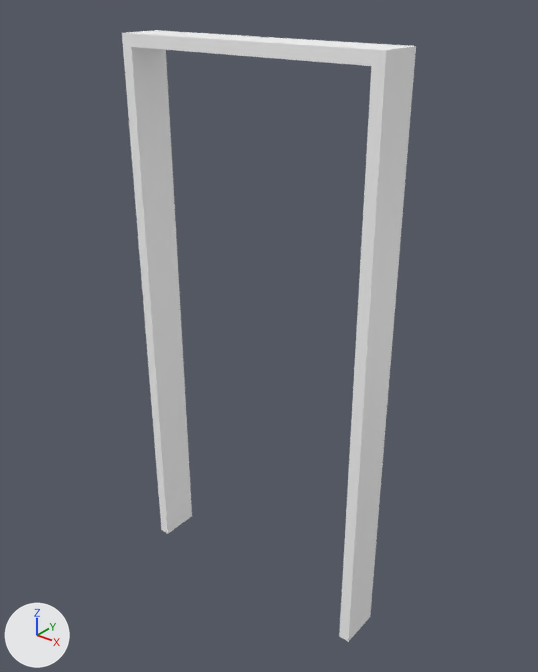
One commit to the glTF model assets/doors/doorway_2.glb: the scene before it, then after it.
One viewpoint serves both versions: a camera (50 mm lens) standing at (1.53, -0.84, 2.25) and looking at (0.02, 1.04, 1.08). The lights are fixed; the arrows at lower left show +X, +Y and +Z. Where no turn or scale is listed for an object, it has been applied to the vertices.

The older version as bpy lines, for what is in view:
```python
me_mesh_003 = bpy.data.meshes.new('Mesh.003')
me_mesh_003.from_pydata(...)  # 16 vertices, 28 faces; spans x -0.5..0.5, y 0.92..1.08, z 0.0..2.07
me_mesh_003.materials.append(mat_frame_material)  # white #ffffff
ob_doorway_2 = bpy.data.objects.new('doorway_2', me_mesh_003)
ob_doorway_2.location = (0.0, 0.0, 0.0)
```
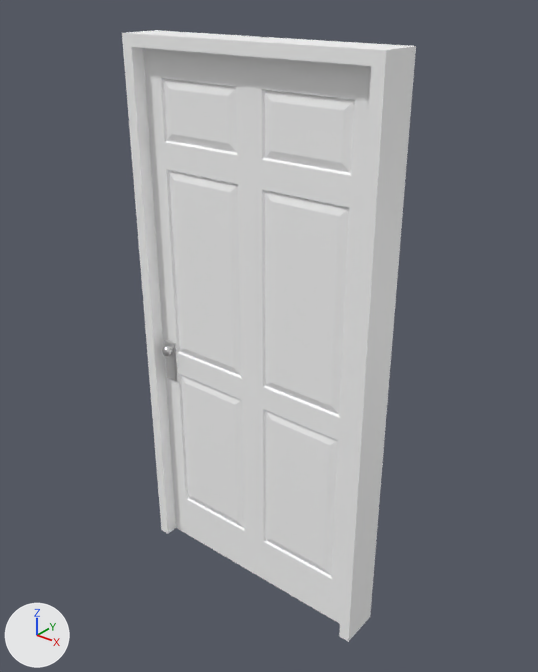
Commit message: update door assets

The change in detail:
Material 'Metal_Material' (mat_metal_material) is new.
Its base color is (0.8, 0.8, 0.8) (white #e7e7e7).
Its metallic is 1.0.
Its roughness is 0.3.
Mesh me_mesh_005 is new.
It has 226 vertices, 448 faces and spans x -0.4374..-0.3934, y 0.9347..1.0653, z 0.8931..0.9371.
It uses material mat_metal_material (white #e7e7e7).
Mesh me_mesh_004 is new.
It has 216 vertices, 424 faces and spans x -0.46..0.46, y 0.97..1.03, z 0.0..2.03.
Faces by material slot: [380, 44].
It uses material mat_frame_material (white #ffffff).
It uses material mat_metal_material (white #e7e7e7).
Object 'doorway_handle_2' (ob_doorway_handle_2) is new; it shows me_mesh_005.
Its location is (0.0, 0.0, 0.0).
Object 'doorway_door_2' (ob_doorway_door_2) is new; it shows me_mesh_004.
Its location is (0.0, 0.0, 0.0).

Where the change shows, as pixel boxes [x1, y1, x2, y2] in the pictures (538 x 672 px):
'doorway_door_2', added
    after: [143, 48, 371, 624]
    faces in mat_frame_material (white #ffffff): [143, 48, 371, 624]
    faces in mat_metal_material (white #e7e7e7): [164, 340, 178, 382]
'doorway_handle_2', added
    after: [162, 346, 172, 357]
